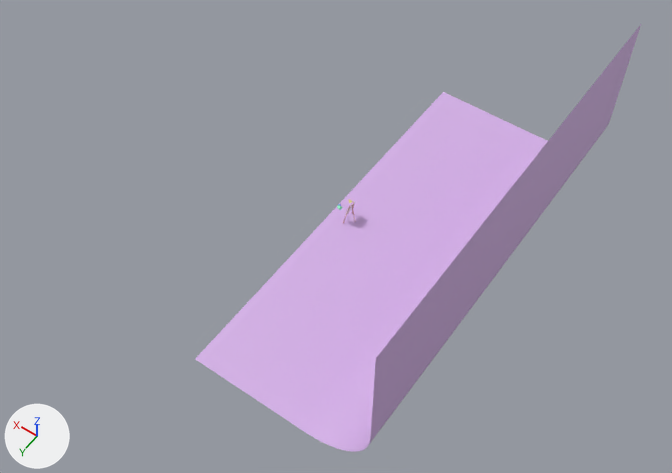
An edit to the Blender file src/assets/blend/canvas_final.blend, drawn before and after from the same camera.
Before and after are seen from a camera (50 mm lens) standing at (-24.7, 37.0, 55.1) and looking at (-1.0, 3.8, 2.8). Every picture has the same lights, and +X, +Y and +Z are marked at lower left.

Before the edit, the objects in view are built like this:
```python
me_plane = bpy.data.meshes.new('Plane')
me_plane.from_pydata(...)  # 40 vertices, 19 faces; spans x -21.9..21.9, y -49.6..49.6, z 0.0..43.4
me_plane.polygons.foreach_set('use_smooth', [True] * 19)
me_plane.materials.append(mat_background)  # purple #d5b2e7
ob_background = bpy.data.objects.new('Background', me_plane)
ob_background.location = (-5.12, 0.0, -0.03)
ob_background.scale = (0.325, 0.325, 0.325)
```
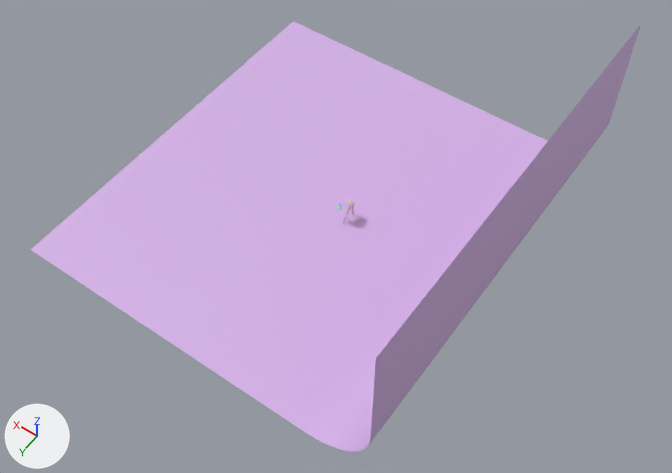
Location of each change, [x1, y1, x2, y2] in pixels of the pictures (672 x 473 px; the box of a moved part takes in the faces that stretch with it):
'Background', reshaped (37% wider)
    before: [195, 24, 641, 452]
    after: [30, 21, 641, 452]
part 1 of me_plane, moved or reshaped
    before: [195, 92, 445, 361]
    after: [30, 21, 445, 361]

Patch to the scene script:
```diff
--- a/src/assets/blend/canvas_final.blend.py
+++ b/src/assets/blend/canvas_final.blend.py
@@ me_plane @@
 me_plane.from_pydata(...)  # 40 vertices, 19 faces; spans x -21.9..21.9, y -49.6..49.6, z 0.0..43.4
 # used by ob_background; location = (-5.12, 0.0, -0.03); scale = (0.325, 0.325, 0.325)
-me_plane.vertices[0].co = (21.9, 49.6, 0.0)  # pixel (194, 358)
-me_plane.vertices[1].co = (21.9, -49.6, 0.0)  # pixel (443, 91)
+# me_plane part 1
+me_plane.vertices[0].co = (71.4, 49.6, 0.0)  # pixel (30, 249)
+me_plane.vertices[1].co = (71.4, -49.6, 0.0)  # pixel (293, 21)
 me_plane.materials.append(mat_background)
```
